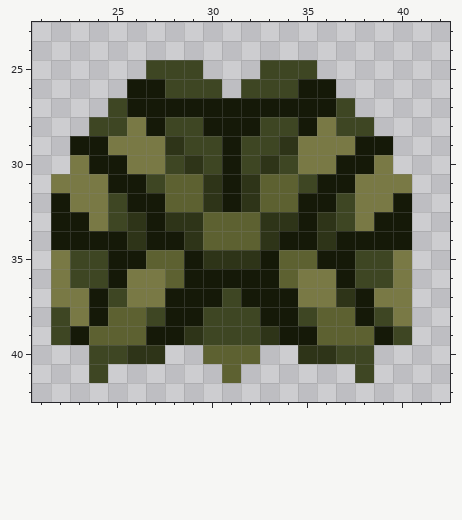
File history of a pixel-art sprite, Resources/Textures/_Stalker/Objects/Clothing/cloak/coat_himera.rsi/icon.png. This is how it looked before the edit.
The file is 32x32 pixels. Shown: x 21..42, y 23..42. The old version is drawn lined up with the new one, on the new canvas.
And afterwards:
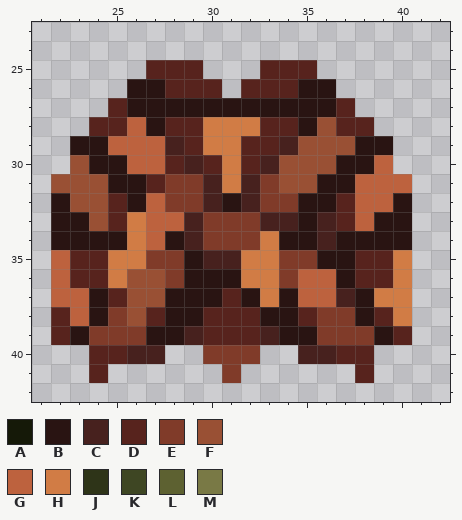
Palette (. is transparent): A #151908  B #291412  C #47211e  D #57231d  E #803b29  F #995034  G #bd623e  H #d17c45  J #2e3418  K #3e4623  L #5d6131  M #797945
Change:
canvas 32x32 -> 64x64, the old top-left corner now at 16,16
@@ x 21..42 @@
 24 ......................
-25 ......KKK...KKK.......
-26 .....AAKKK.KKKAA......
-27 ....KAAAAAAAAAAAK.....
-28 ...KKMAKKAAAKKAMKK....
-29 ..AAMMMJKKAKKJMMMAA...
-30 ..MAAMMKJKAKJKMMAAM...
-31 .MMMAAKLLJAJLLKAAMMM..
-32 .AMMKAALLJAJLLAAKMMA..
-33 .AAMKJAJJLLLJJAJKMAA..
-34 .AAAAJAAJLLLJAAJAAAA..
-35 .MKKAALLAJJJALLAAKKM..
-36 .MKKAMMLAAAAALMMAKKM..
-37 .MMAKMMAAAKAAAMMJAMM..
-38 .KMALLKAAKKKAAKLLAKM..
-39 .KALLLAAJKKKJAALLLAK..
-40 ...KKJJ..LLL..JJKK....
-41 ...K......L......K....
+25 ......DDD...DDD.......
+26 .....BBDDD.DDDBB......
+27 ....DBBBBBBBBBBBD.....
+28 ...DDGBDDHHHDDBFDD....
+29 ..BBGGGCDHHDDCFFFBB...
+30 ..FBBGGDCDHDCFFFBBG...
+31 .FFFBBDEECHCEFFBBGGG..
+32 .BFFDBGEECBCEEBBDGGB..
+33 .BBFDHGGCEEECCBCDGBB..
+34 .BBBBHGBCEEEHBBCBBBB..
+35 .GDDHHEEBCCHHEEBBDDH..
+36 .GDDHFFEBBBHHEGGBDDH..
+37 .GGBDFFBBBDBHBGGCBHH..
+38 .DGBEFDBBDDDBBDEEBDH..
+39 .DBEEEBBCDDDCBBEEEBD..
+40 ...DDCC..EEE..CCDD....
+41 ...D......E......D....
 42 ......................
